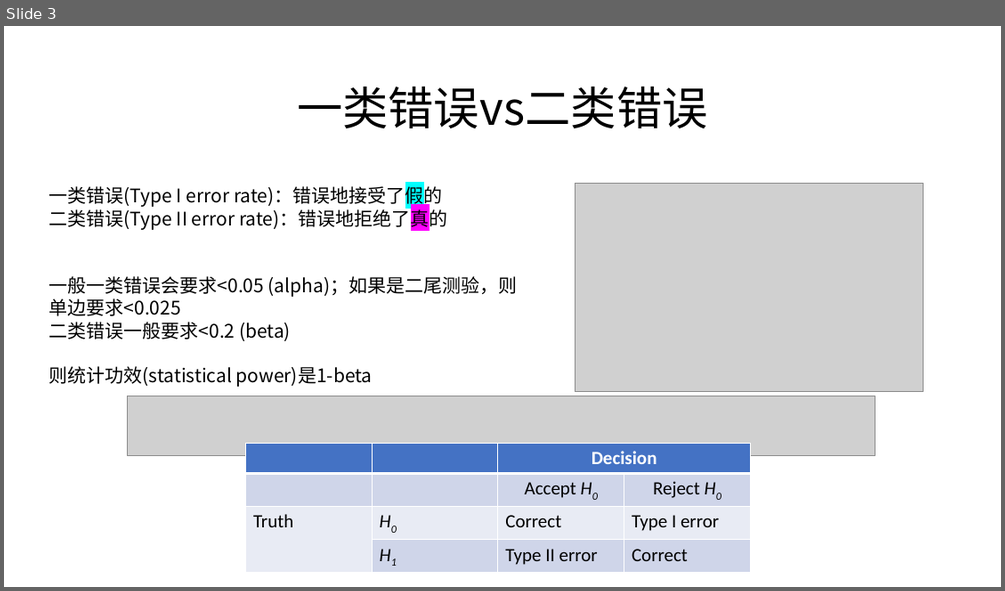
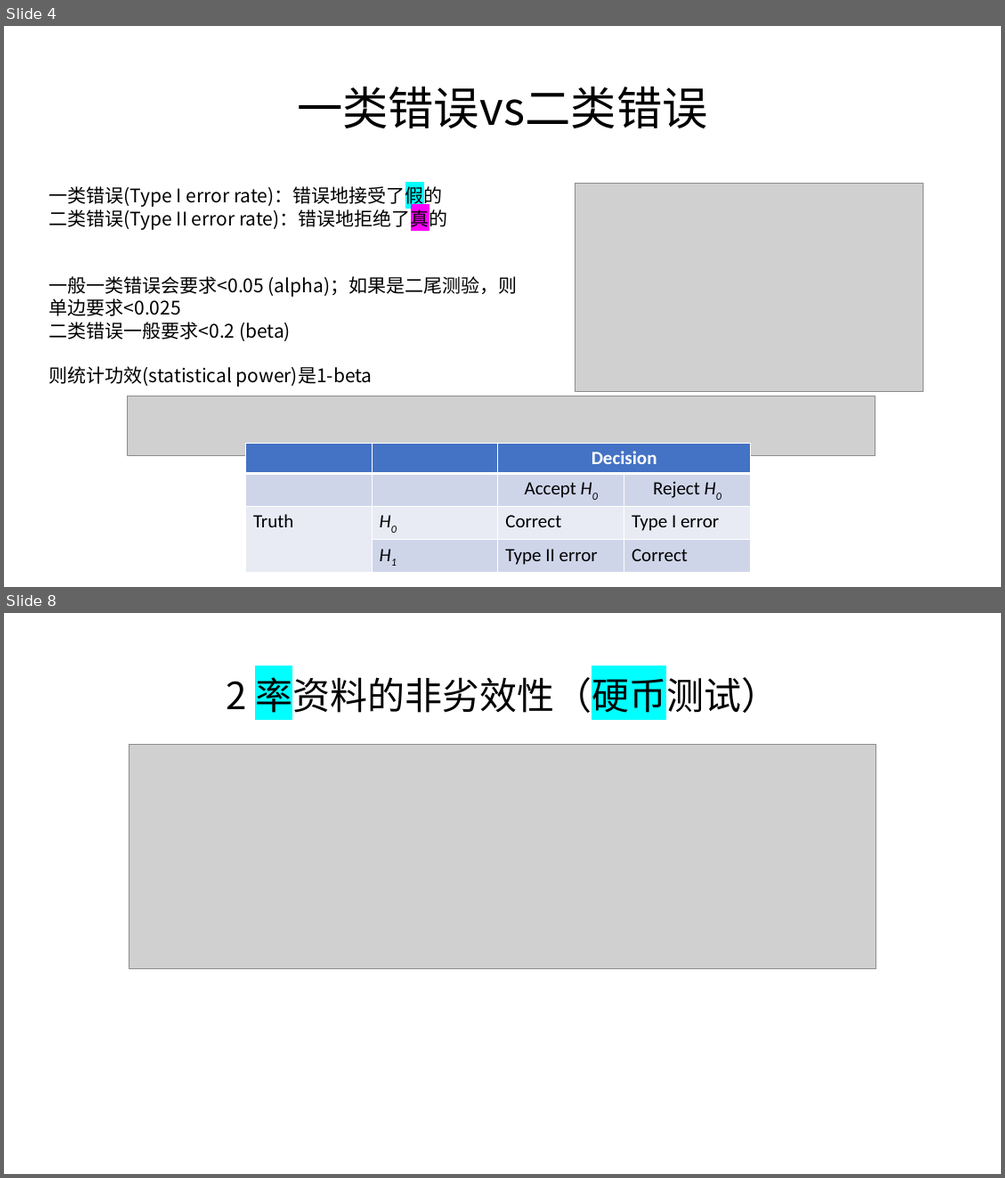
Before and after one commit to gc5k/Notes, a slide deck: Teach/ppt/HZMed_pw.pptx. Shown one above the other, each under a label of ours: slide 3 before the commit, slides 4 and 8 after it; the slides between them are not shown. The pictures are 1005x591 and 1005x1178 pixels, drawn with LibreOffice and Linux fonts; fonts in the diff are those of the drawing; grey boxes stand for pictures. Boxes give left, top, right and bottom in pixels: in the first picture for what was removed or moved away, otherwise in the second. Text is boxed around its words. In the diff, an @@ line names an element or a change of style, - is before the commit and + after.

```diff
--- a/Teach/ppt/HZMed_pw.pptx
+++ b/Teach/ppt/HZMed_pw.pptx
@@ slide 8 added at [4,613,1001,1174], background #FFFFFF @@
@@ title added at [226,671,778,718], 36 pt, text #000000 @@
+2 率资料的非劣效性（硬币测试）
@@ picture added at [129,745,877,969] @@
@@ what was slide 3 is now slide 4 @@
```
Also in this commit, not shown: 2 slides changed, 8 other slides added, 3 slides removed, 6 other files.
